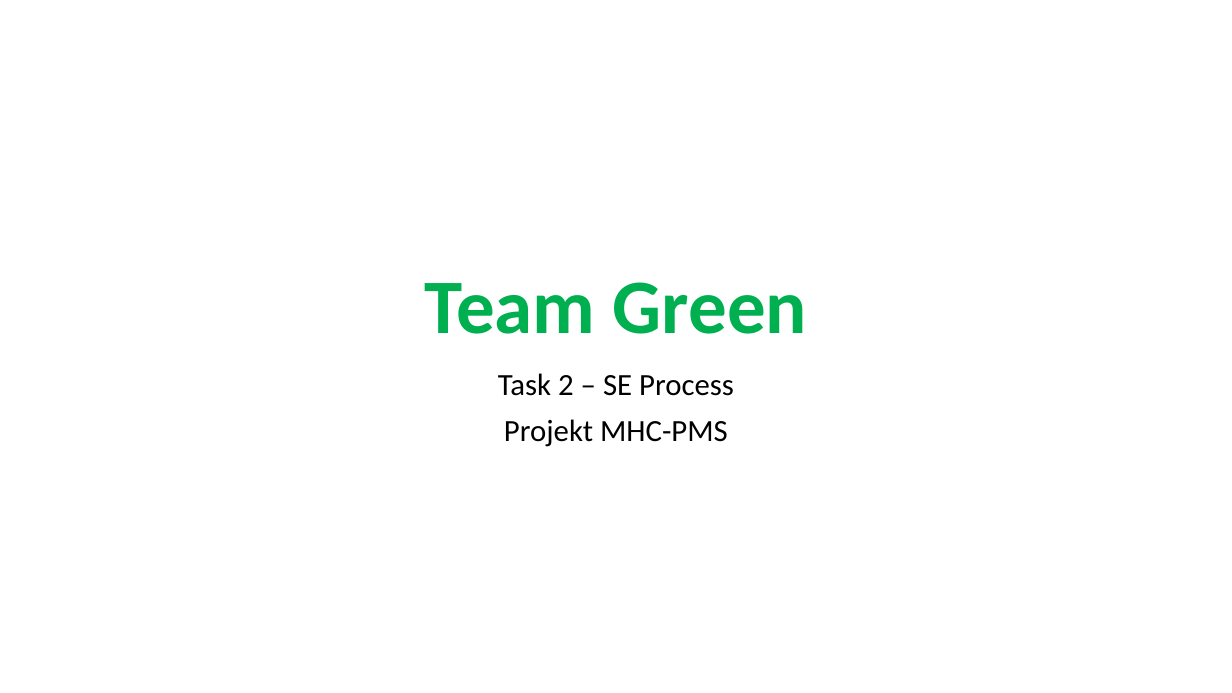
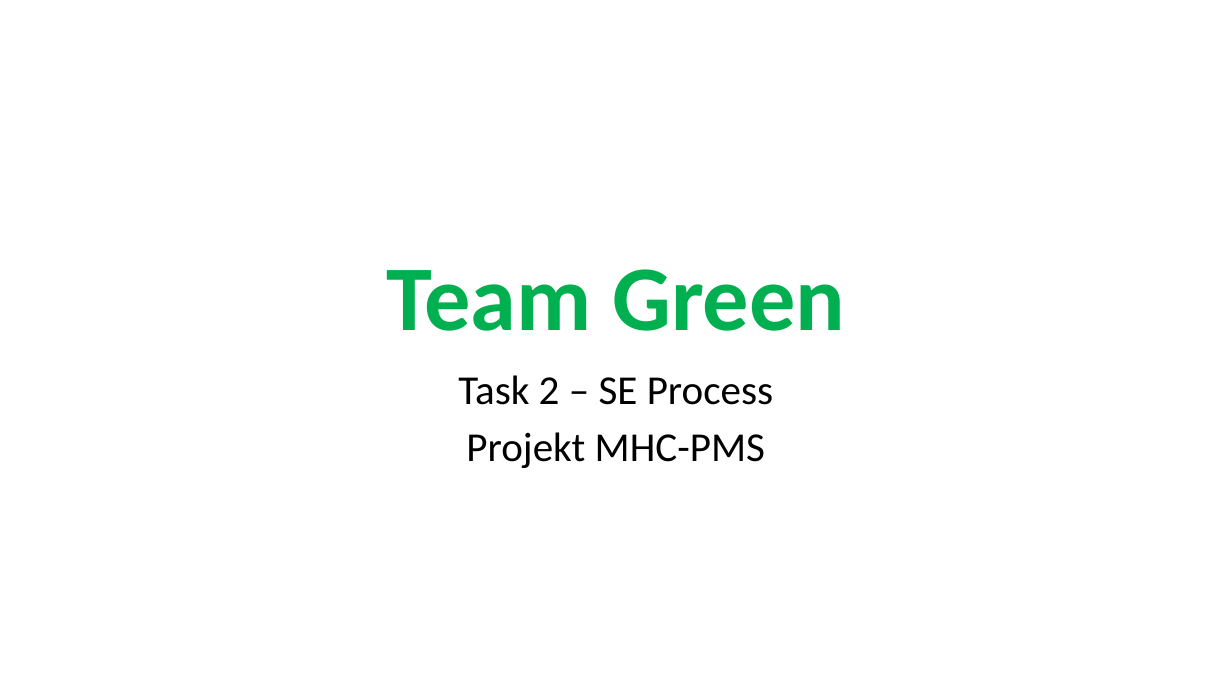
Before and after one commit to sarahmele/ch.bfh.btx8081.w2015.green, a slide deck: slide 1 of doc/task02/Task2.pptx. Drawn at 1232x693 pixels with LibreOffice and Linux fonts; fonts in the diff are those of the drawing. Boxes give left, top, right and bottom in pixels: in the first picture for what was removed or moved away, otherwise in the second. Text is boxed around its words. In the diff, an @@ line names an element or a change of style, - is before the commit and + after.

```diff
--- a/doc/task02/Task2.pptx
+++ b/doc/task02/Task2.pptx
@@ title "Team Green" at (x1=386, y1=269, x2=845, y2=331): size 60 to 72 pt @@
@@ subtitle "Task 2 – SE Process" at (x1=458, y1=375, x2=773, y2=468): size 24 to 32 pt @@
```
Also in this commit, not shown: 2 other slides changed, 1 slide added.
